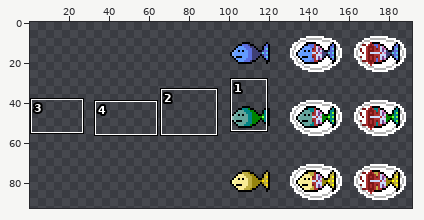
Pixel-art file, stored at aseperite-imgs/d-fish.aseprite. Above, an overview of the earlier version with the close-up marked.
Close-up. As it was:
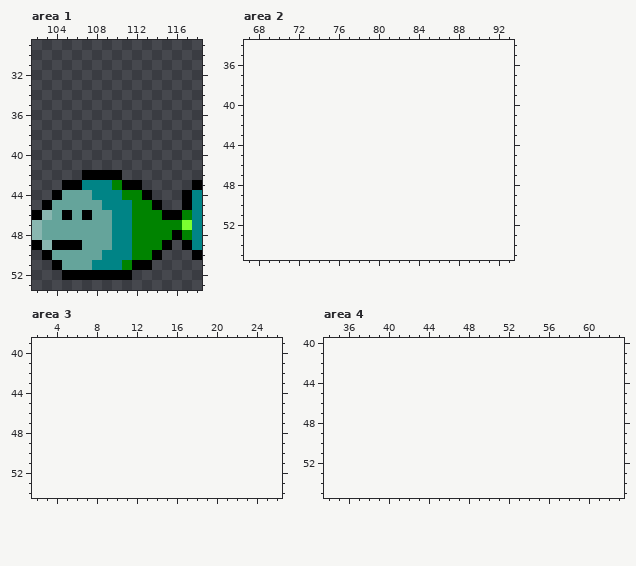
96x96 pixels, 1 frame. Shown: area 1: x 102..118, y 29..53; area 2: x 67..93, y 34..55; area 3: x 2..26, y 39..54; area 4: x 34..63, y 40..55. The old version is drawn lined up with the new one, on the new canvas. The wide view leaves out empty margins. The commit also changed other parts of the picture, which this record leaves out.
New version:
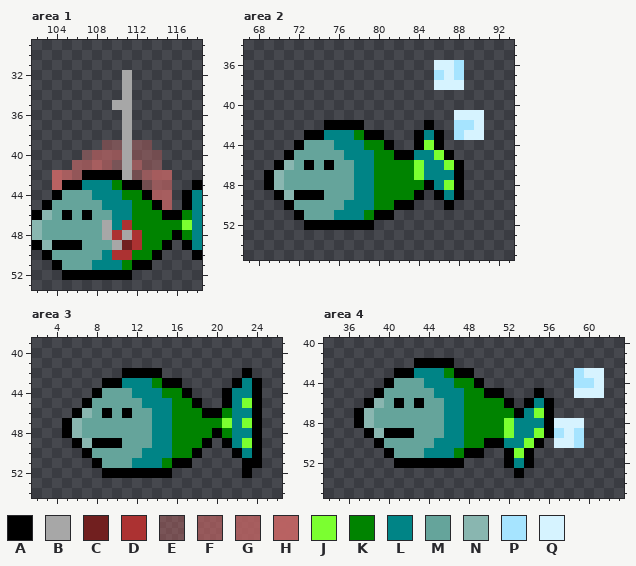
Palette (. is transparent): A #000000  B #a7a7a7  C #711f1f  D #ac3232  E #bd63636e  F #bd6363ad  G #bd6363d0  H #bd6363f6  J #7bff30  K #008300  L #008486  M #65a49b  N #89b6b0  P #a6e4ff  Q #d6f3ff
Diff:
canvas 96x96 -> 192x96, the old top-left corner now at 96,0
Changed rows in their new state; - is an unchanged pixel.
Area 1:
first column x 104:
32 -------B----
33 -------B----
34 -------B----
35 ------BB----
36 -------B----
37 -------B----
38 -------B----
39 -----EEBEE--
40 ---EFFFBEEE-
41 --FFGFEBFEE-
42 HGF----BEFGG
43 H--------EFF
44 ----------GG
45 -----------G
47 -----B-D----
48 -----BDBD---
49 ------BCD---
50 ------DD----
Area 2:
first column x 69:
36 -----------------QQP--
37 -----------------PQP--
38 -----------------QQQ--
41 -------------------QQQ
42 ------AAAA------A--PPQ
43 ----AALLLKAA---ALA-PQQ
44 ---AMMMLLLKKA--AJA----
45 --AMMMMMLLLKKAALLJA---
46 -ANMAMAMMLLKKKKJLLJA--
47 ANMMMMMMMLLKKKKJLLLA--
48 ANMMMMMMMLLKKKKKALJA--
49 -ANAAAMMMLLKKKKA-ALA--
50 --AMMMMMLLLKKAA---A---
51 ---AMMMLLLKAA---------
52 ----AAAAAAA-----------
Area 3:
first column x 5:
42 ------AAAA--------A-
43 ----AALLLKAA-----ALA
44 ---AMMMLLLKKA---ALLA
45 --AMMMMMLLLKKA--ALJA
46 -ANMAMAMMLLKKKAAKLLA
47 ANMMMMMMMLLKKKKKJLJA
48 ANMMMMMMMLLKKKKAKLLA
49 -ANAAAMMMLLKKKA-ALJA
50 --AMMMMMLLLKKA---ALA
51 ---AMMMLLLKAA-----AA
52 ----AAAAAAA-------A-
Area 4:
first column x 37:
42 ------AAAA---------------
43 ----AALLLKAA----------PQQ
44 ---AMMMLLLKKA---------PPQ
45 --AMMMMMLLLKKAA---A---QQQ
46 -ANMAMAMMLLKKKKA-ALA-----
47 ANMMMMMMMLLKKKKKALJA-----
48 ANMMMMMMMLLKKKKJLLLAQQQ--
49 -ANAAAMMMLLKKKKJLLJAPQP--
50 --AMMMMMLLLKKAALLJA-QQP--
51 ---AMMMLLLKAA--AJA-------
52 ----AAAAAAA----ALA-------
53 ----------------A--------
